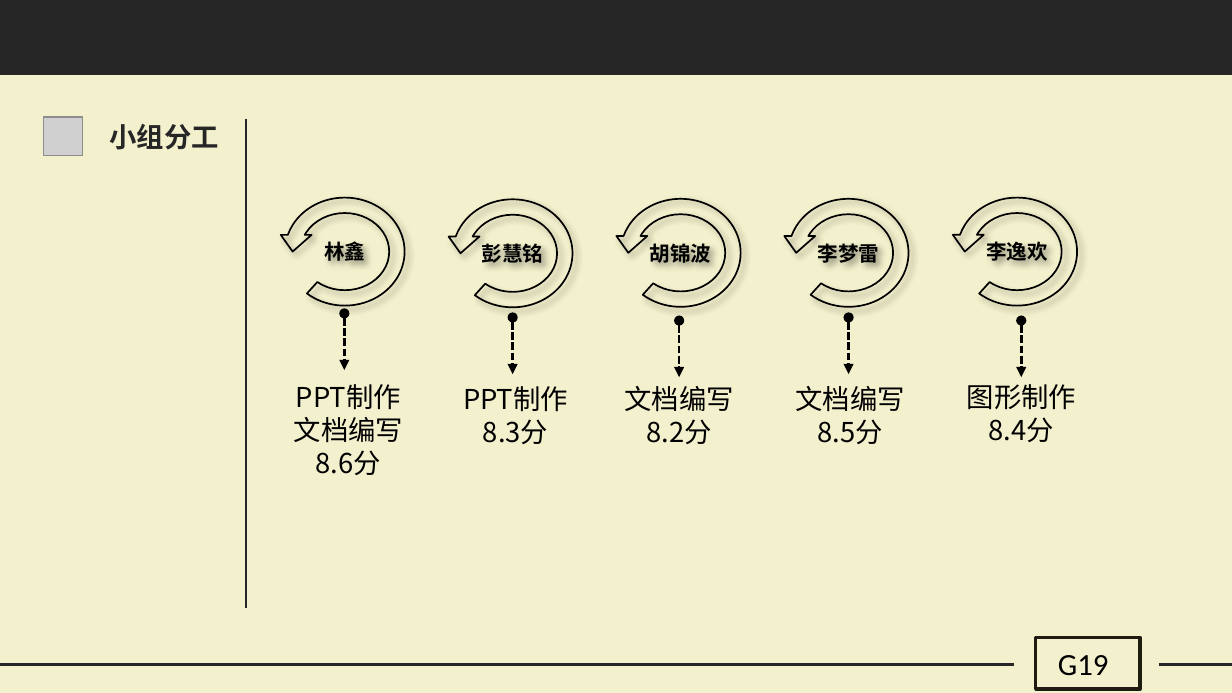
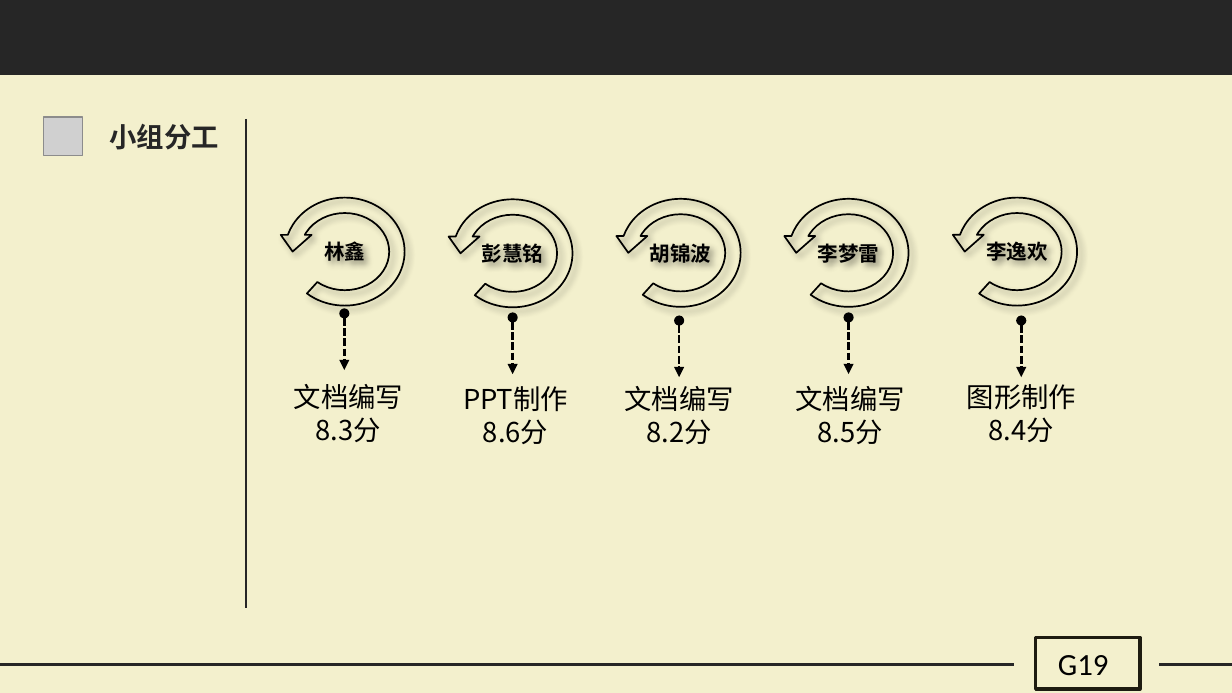
Before and after one commit to G19-Fish/PRD2018-G19, a slide deck: slide 42 of PRD2018-G19-需求项目计划PPT.pptx. Drawn at 1232x693 pixels with LibreOffice and Linux fonts; fonts in the diff are those of the drawing; grey boxes stand for pictures. Boxes give left, top, right and bottom in pixels: in the first picture for what was removed or moved away, otherwise in the second. Text is boxed around its words. In the diff, an @@ line names an element or a change of style, - is before the commit and + after.

```diff
--- a/PRD2018-G19-需求项目计划PPT.pptx
+++ b/PRD2018-G19-需求项目计划PPT.pptx
@@ text at <box>294,384,403,442</box>: text changed @@
-PPT制作
-文档编写8.6分
+文档编写8.3分
@@ text at <box>483,419,548,444</box>: text changed @@
-8.3分
+8.6分
```
Also in this commit, not shown: 1 other slide changed.
